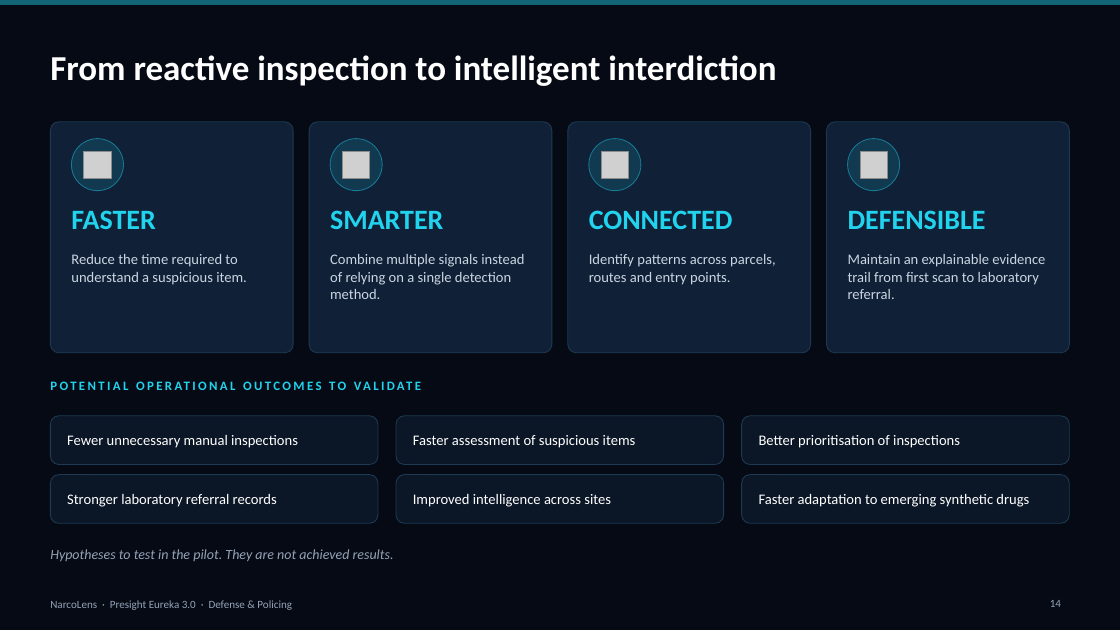
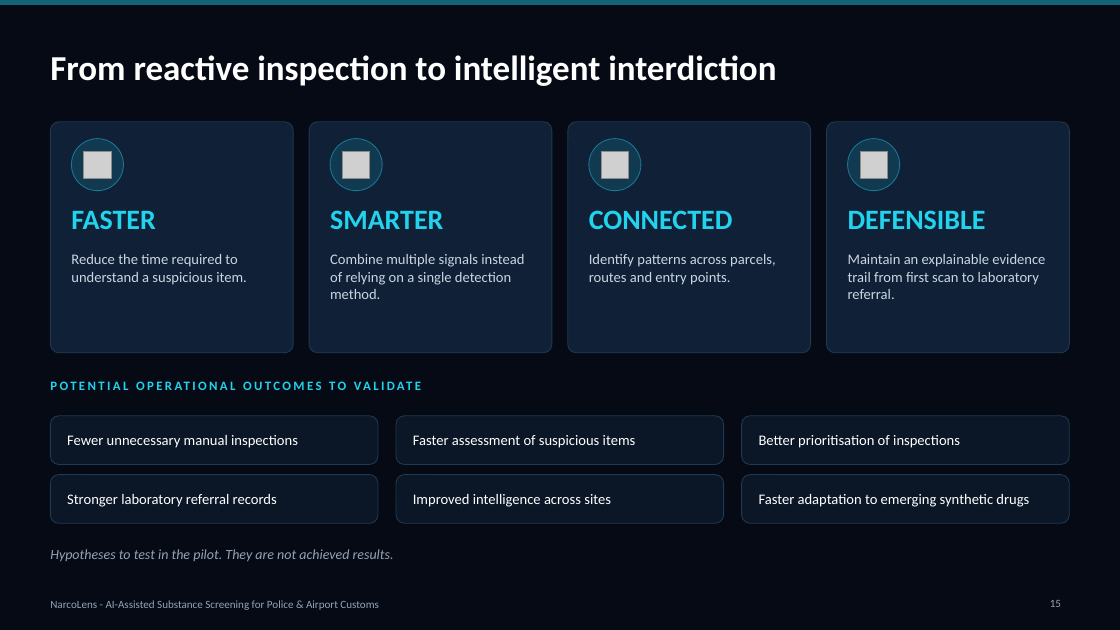
Before and after one commit to farahshaik14/narcolens-eureka, a slide deck: slide 15 of narcolens-pitch-deck.pptx (slide 14 before the commit). Drawn at 1120x630 pixels with LibreOffice and Linux fonts; fonts in the diff are those of the drawing; grey boxes stand for pictures. Boxes give left, top, right and bottom in pixels: in the first picture for what was removed or moved away, otherwise in the second. Text is boxed around its words. In the diff, an @@ line names an element or a change of style, - is before the commit and + after.

```diff
--- a/narcolens-pitch-deck.pptx
+++ b/narcolens-pitch-deck.pptx
@@ text removed at [50,600,292,610] @@
-NarcoLens · Presight Eureka 3.0 · Defense & Policing
@@ text added at [50,600,378,610], 9.5 pt, text #94A3B8 @@
+NarcoLens - AI-Assisted Substance Screening for Police & Airport Customs
@@ page number at [1050,600,1061,607]: text changed @@
-14
+15
```
Also in this commit, not shown: 15 other slides changed, 1 slide added, 4 other files.
